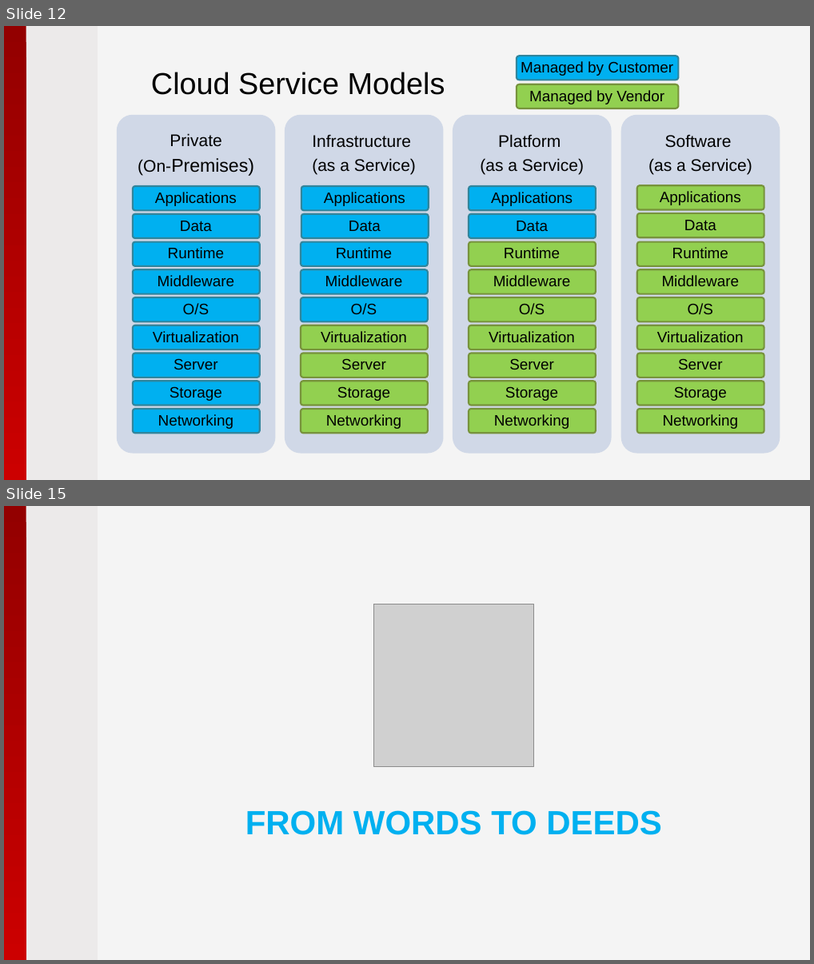
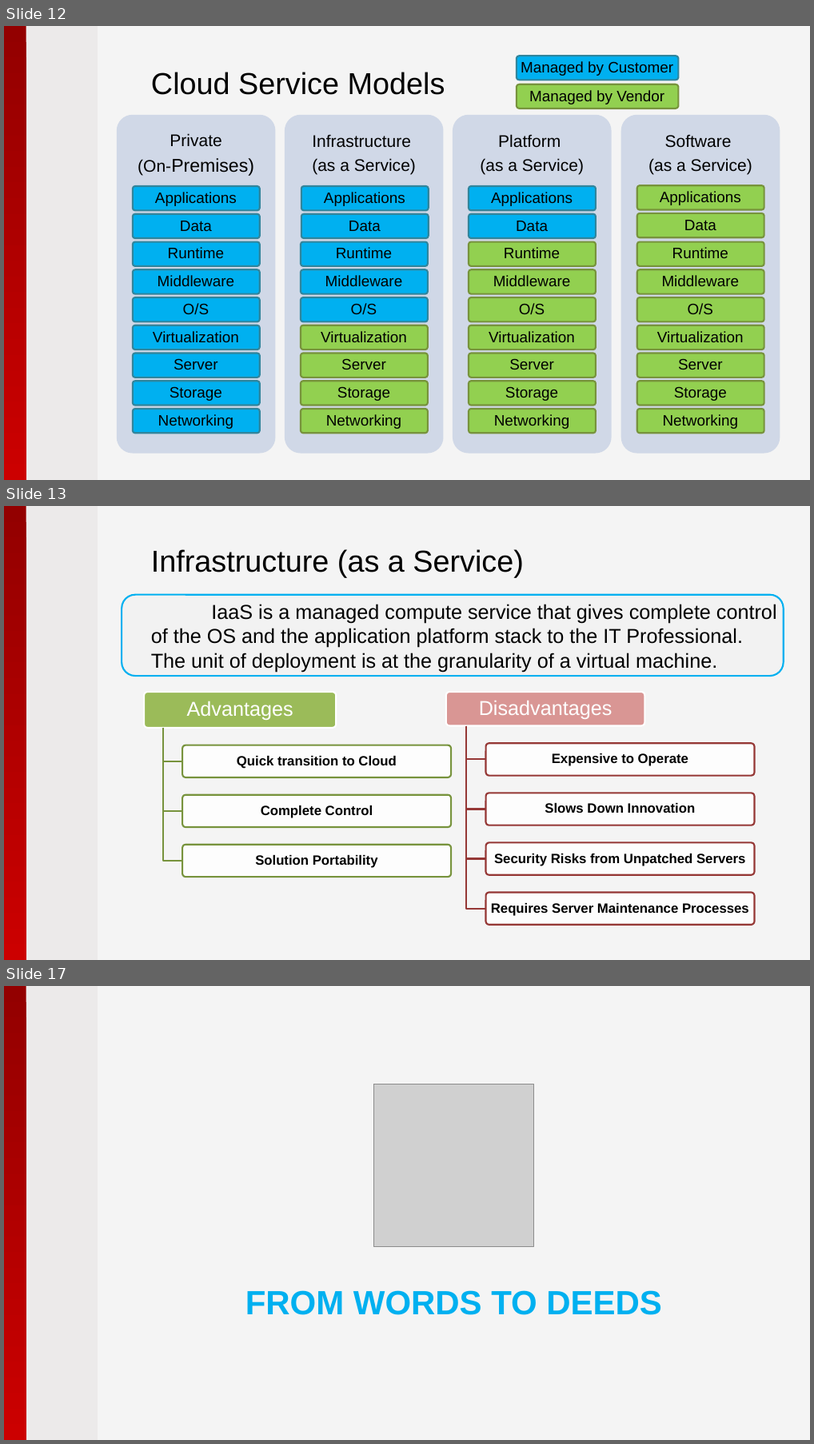
Before and after one commit to pryabov/Hackathon-2015, a slide deck: Presentation/2015 - Microsoft Azure.pptx. Shown one above the other, each under a label of ours: slides 12 and 15 before the commit, slides 12, 13 and 17 after it; the slides between them are not shown. The pictures are 814x964 and 814x1444 pixels, drawn with LibreOffice and Linux fonts; fonts in the diff are those of the drawing; grey boxes stand for pictures; background and template pictures are left out. Boxes give left, top, right and bottom in pixels: in the first picture for what was removed or moved away, otherwise in the second. Text is boxed around its words. In the diff, an @@ line names an element or a change of style, - is before the commit and + after.

```diff
--- a/Presentation/2015 - Microsoft Azure.pptx
+++ b/Presentation/2015 - Microsoft Azure.pptx
@@ slide 13 added at bbox=[4, 506, 810, 960], background #F4F4F4; not listed: 2 template elements that a slide beside it also shows @@
@@ title added at bbox=[151, 549, 524, 577], 36 pt, text #000000 @@
+Infrastructure (as a Service)
@@ rounded rectangle added at bbox=[122, 594, 784, 676], fill #F2F2F2, outline #00B0F0 2 pt @@
@@ text added at bbox=[151, 604, 778, 672], 24 pt, text #000000 @@
+IaaS is a managed compute service that gives complete control of the OS and the application platform stack to the IT Professional. The unit of deployment is at the granularity of a virtual machine.
@@ group added at bbox=[144, 692, 754, 924]: 9 rounded rectangles, 9 texts, 7 freeform shapes @@
+Advantages
+Quick transition to Cloud
+Complete Control
+Solution Portability
+Disadvantages
+Expensive to Operate
+Slows Down Innovation
+Security Risks from Unpatched Servers
+Requires Server Maintenance Processes
@@ what was slide 15 is now slide 17 @@
```
Also in this commit, not shown: 4 slides changed, 3 other slides added, 1 slide removed, 2 other files.
